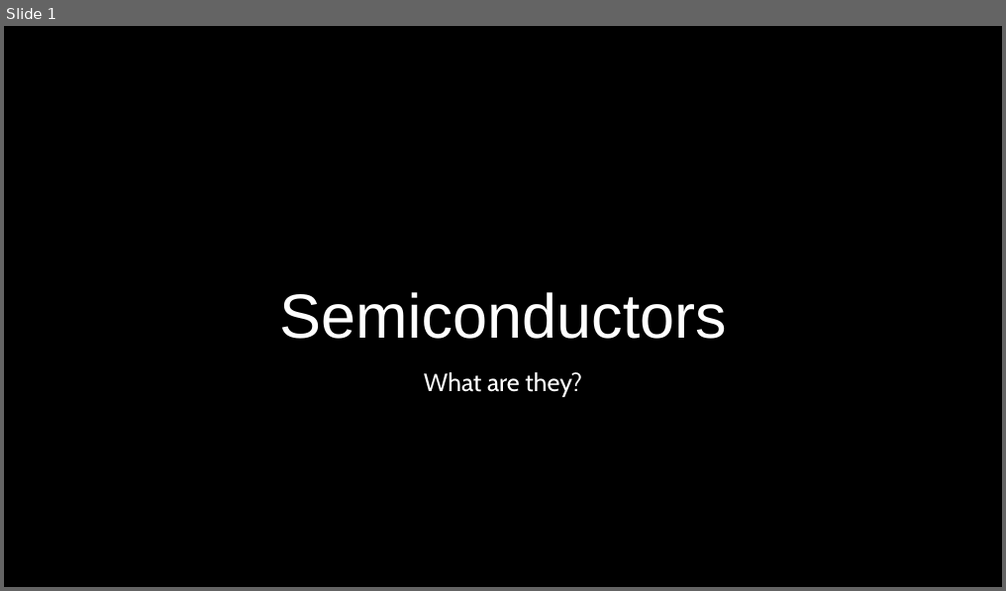
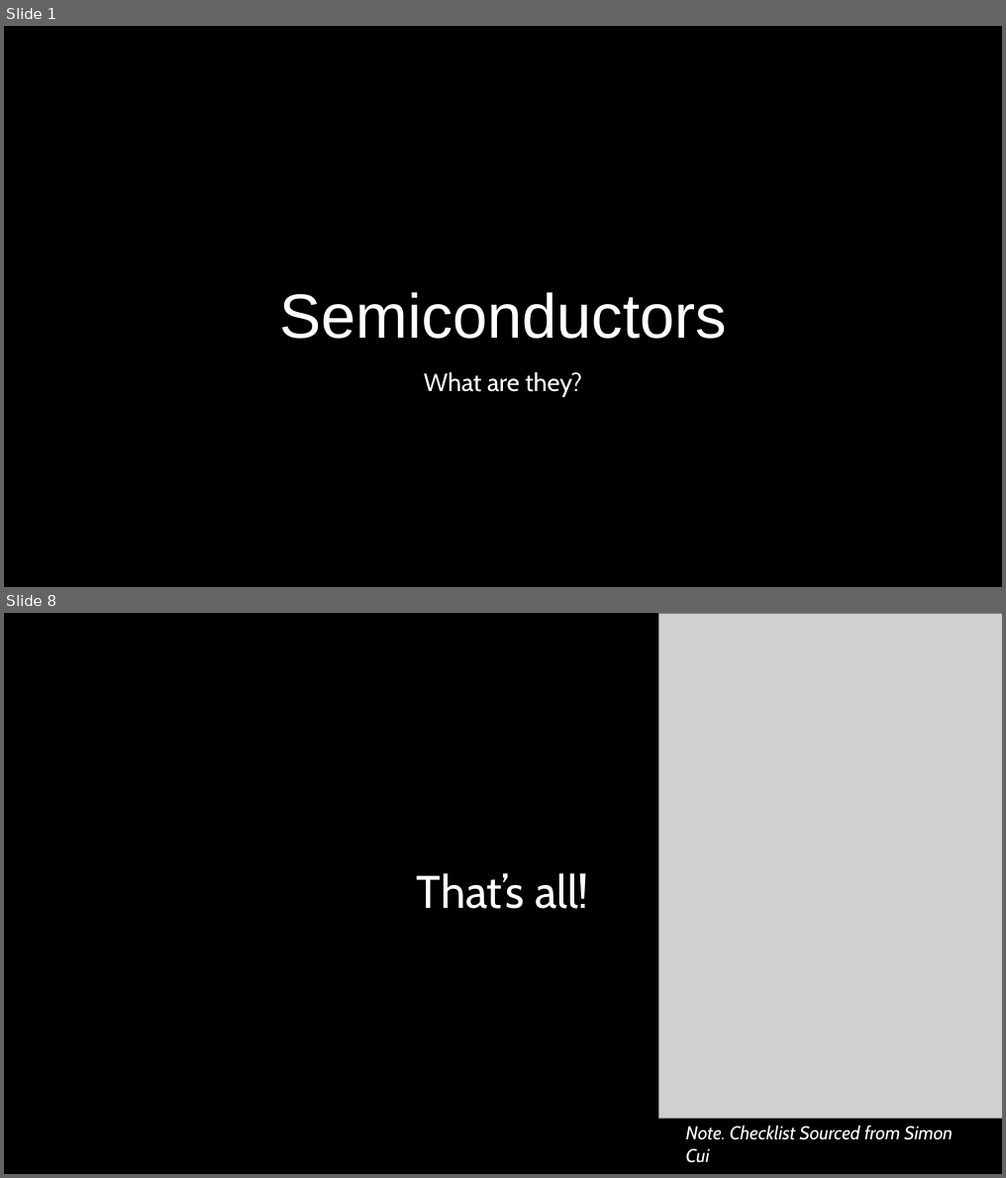
Before and after one commit to Plasic74x/blast, a slide deck: Semiconductors.pptx. Shown one above the other, each under a label of ours: slide 1 before the commit, slides 1 and 8 after it; the slides between them are not shown. The pictures are 1006x591 and 1006x1178 pixels, drawn with LibreOffice and Linux fonts; fonts in the diff are those of the drawing; grey boxes stand for pictures; background and template pictures are left out. Boxes give left, top, right and bottom in pixels: in the first picture for what was removed or moved away, otherwise in the second. Text is boxed around its words. In the diff, an @@ line names an element or a change of style, - is before the commit and + after.

```diff
--- a/Semiconductors.pptx
+++ b/Semiconductors.pptx
@@ slide 8 added at box(4, 613, 1002, 1174), background #000000 @@
@@ picture added at box(659, 613, 1002, 1118) @@
@@ title added at box(417, 873, 589, 909), 44 pt, text #FFFFFF @@
+That’s all!
@@ text added at box(686, 1125, 952, 1163), 18 pt, text #FFFFFF, italic @@
+Note. Checklist Sourced from Simon Cui
```
Also in this commit, not shown: 1 slide changed, 7 other slides added.
